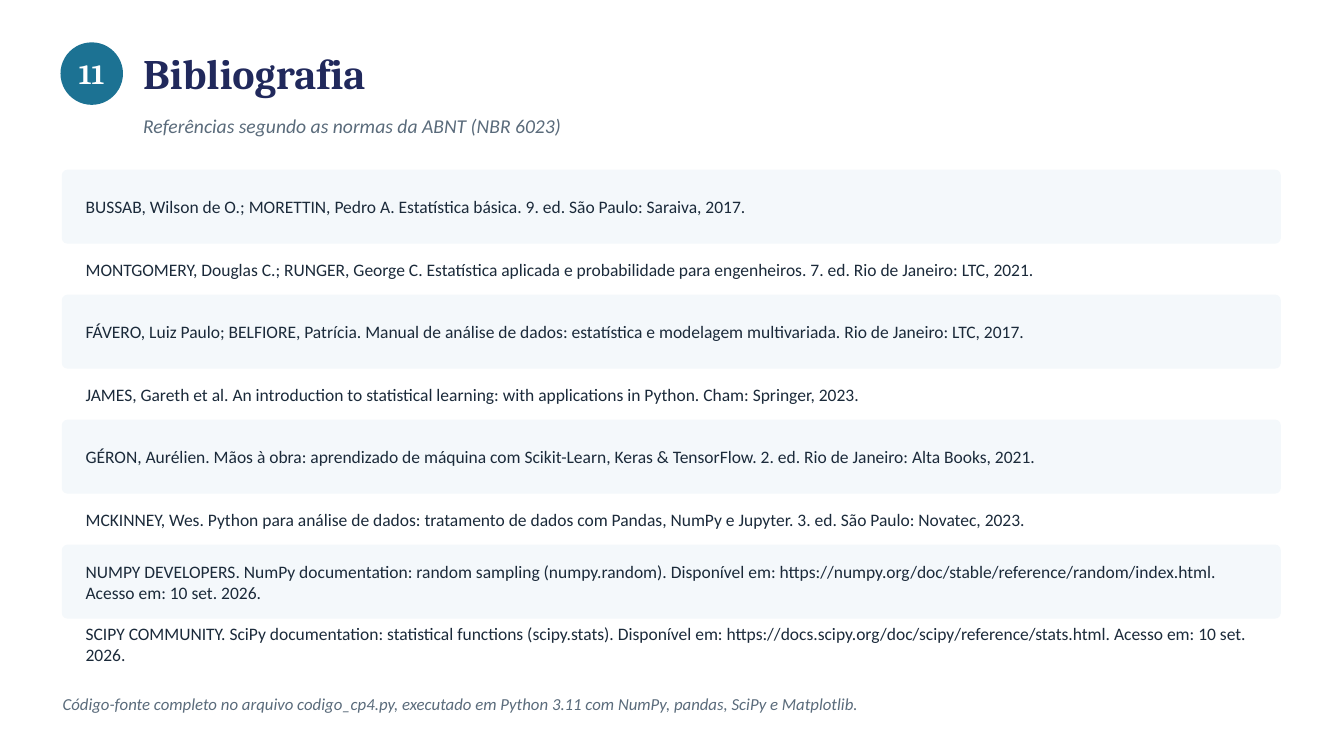
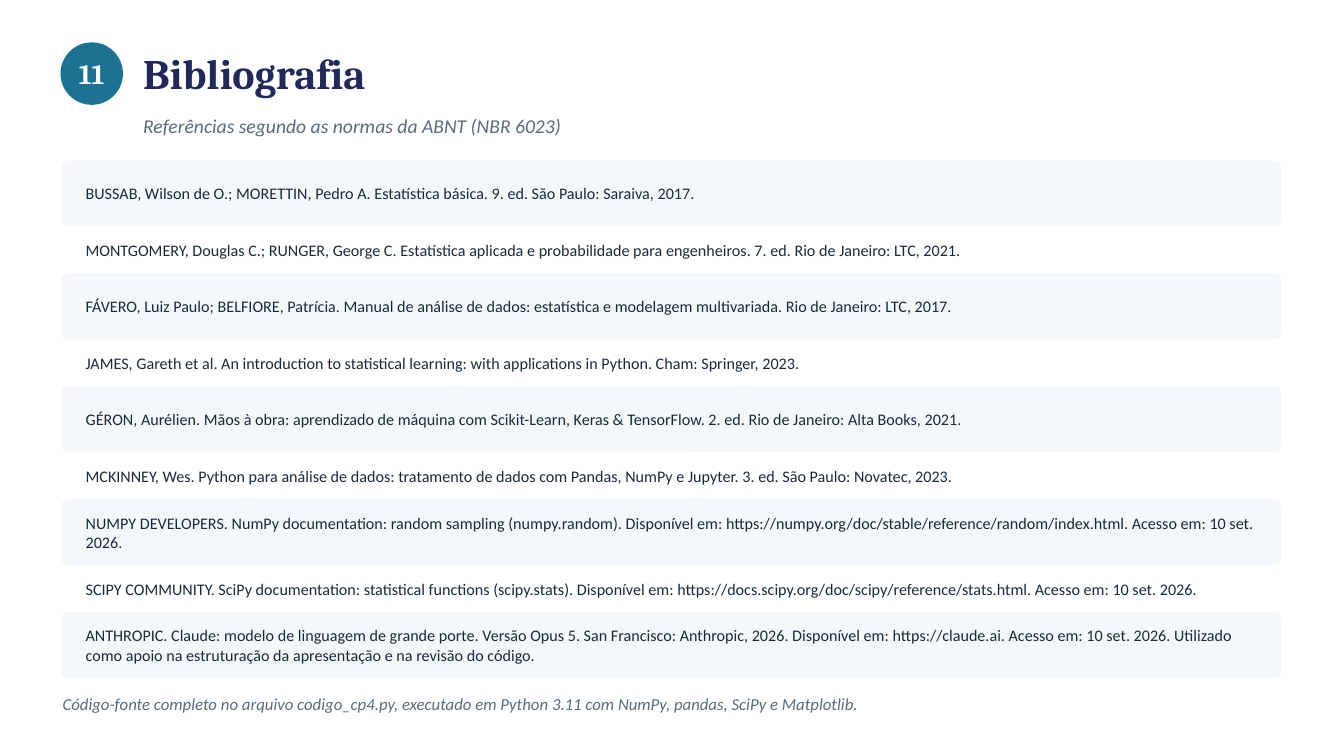
Before and after one commit to susuelen153-design/Projeto-Python, a slide deck: slide 13 of checkpoint4/apresentacao_cp4.pptx. Drawn at 1344x756 pixels with LibreOffice and Linux fonts; fonts in the diff are those of the drawing. Boxes give left, top, right and bottom in pixels: in the first picture for what was removed or moved away, otherwise in the second. Text is boxed around its words. In the diff, an @@ line names an element or a change of style, - is before the commit and + after.

```diff
--- a/checkpoint4/apresentacao_cp4.pptx
+++ b/checkpoint4/apresentacao_cp4.pptx
@@ rounded rectangle: place and size @@
-rounded rectangle at (63,170,1280,243)
+rounded rectangle at (63,161,1280,226)
@@ text "BUSSAB, Wilson de O.; MORETTIN, ...": place and size @@
-text "BUSSAB, Wilson de O.; MORETTIN, ..." at (86,201,745,215)
+text "BUSSAB, Wilson de O.; MORETTIN, ..." at (86,188,695,201)
@@ text "MONTGOMERY, Douglas C.; RUNGER, George ...": place and size @@
-text "MONTGOMERY, Douglas C.; RUNGER, George ..." at (86,264,1034,279)
+text "MONTGOMERY, Douglas C.; RUNGER, George ..." at (86,244,960,259)
@@ rounded rectangle: place and size @@
-rounded rectangle at (63,295,1280,368)
+rounded rectangle at (63,274,1280,339)
@@ text "FÁVERO, Luiz Paulo; BELFIORE, Patrícia. ...": place and size @@
-text "FÁVERO, Luiz Paulo; BELFIORE, Patrícia. ..." at (86,324,1024,341)
+text "FÁVERO, Luiz Paulo; BELFIORE, Patrícia. ..." at (86,300,952,315)
@@ text "JAMES, Gareth et al. An ...": place and size @@
-text "JAMES, Gareth et al. An ..." at (86,389,859,404)
+text "JAMES, Gareth et al. An ..." at (86,357,799,372)
@@ rounded rectangle: place and size @@
-rounded rectangle at (63,420,1280,493)
+rounded rectangle at (63,387,1280,452)
@@ text "GÉRON, Aurélien. Mãos à obra: ...": place and size @@
-text "GÉRON, Aurélien. Mãos à obra: ..." at (86,449,1035,466)
+text "GÉRON, Aurélien. Mãos à obra: ..." at (86,412,962,428)
@@ text "MCKINNEY, Wes. Python para análise ...": place and size @@
-text "MCKINNEY, Wes. Python para análise ..." at (86,514,1025,529)
+text "MCKINNEY, Wes. Python para análise ..." at (86,470,952,485)
@@ proportions changed in 4 elements at (63,161,1280,226), (63,274,1280,339), (63,387,1280,452), (63,500,1280,565) @@
@@ rounded rectangle: place and size @@
-rounded rectangle at (63,545,1280,618)
+rounded rectangle at (63,500,1280,565)
@@ text "NUMPY DEVELOPERS. NumPy documentation: random ...": place and size @@
-text "NUMPY DEVELOPERS. NumPy documentation: random ..." at (86,565,1216,599)
+text "NUMPY DEVELOPERS. NumPy documentation: random ..." at (86,517,1253,548)
@@ size 12.5 to 11.5 pt in 8 elements at (86,188,695,201), (86,244,960,259), (86,300,952,315), (86,357,799,372), (86,412,962,428), (86,470,952,485), (86,517,1253,548), (86,583,1197,598) @@
@@ text "SCIPY COMMUNITY. SciPy documentation: statistical ...": place and size @@
-text "SCIPY COMMUNITY. SciPy documentation: statistical ..." at (86,627,1246,661)
+text "SCIPY COMMUNITY. SciPy documentation: statistical ..." at (86,583,1197,598)
@@ rounded rectangle added at (63,613,1280,678), fill #F4F8FB, outline #F4F8FB 1 pt @@
@@ text added at (86,629,1232,664), 11.5 pt, text #1B2A3A @@
+ANTHROPIC. Claude: modelo de linguagem de grande porte. Versão Opus 5. San Francisco: Anthropic, 2026. Disponível em: https://claude.ai. Acesso em: 10 set. 2026. Utilizado como apoio na estruturação da apresentação e na revisão do código.
```
Also in this commit, not shown: 3 other files.
